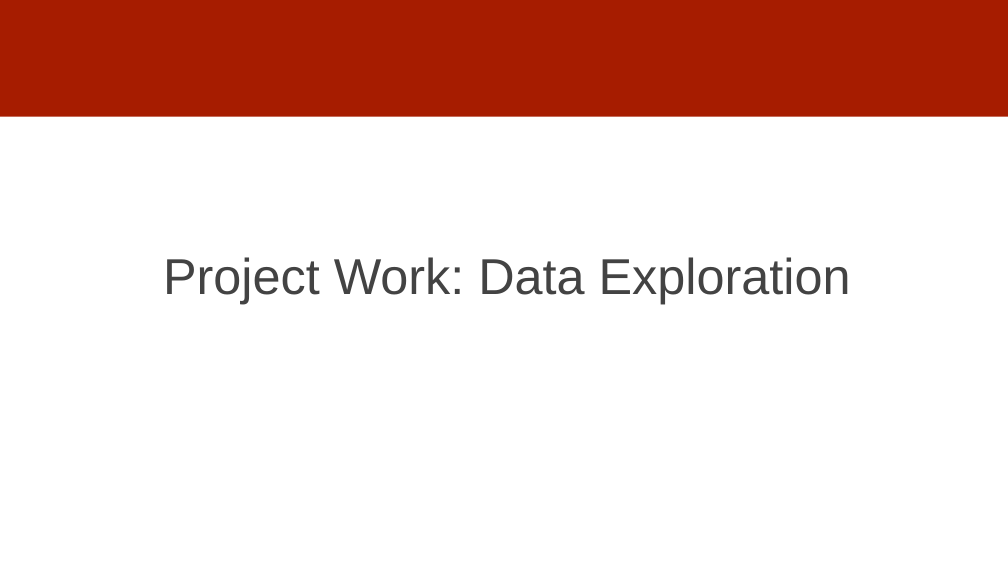
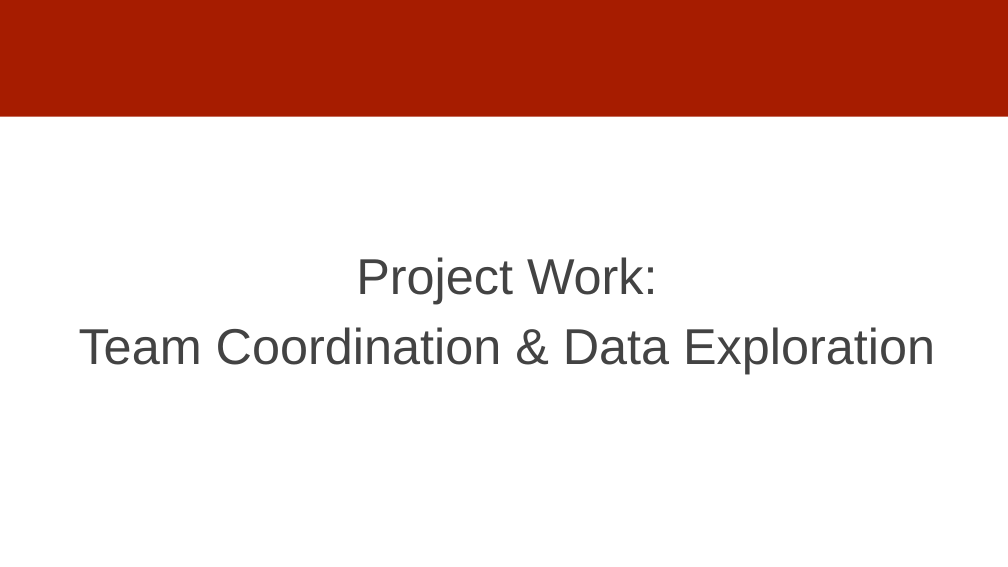
Before and after one commit to dssg/mlforpublicpolicylab, a slide deck: slide 26 of Lectures/06-data-exploration.pptx (slide 24 before the commit). Drawn at 1008x567 pixels with LibreOffice and Linux fonts; fonts in the diff are those of the drawing. Boxes give left, top, right and bottom in pixels: in the first picture for what was removed or moved away, otherwise in the second. Text is boxed around its words. In the diff, an @@ line names an element or a change of style, - is before the commit and + after.

Commit message:
data exploration slides

```diff
--- a/Lectures/06-data-exploration.pptx
+++ b/Lectures/06-data-exploration.pptx
@@ text at [79,257,935,374]: text changed @@
-Project Work: Data Exploration
+Project Work:
+Team Coordination & Data Exploration
```
Also in this commit, not shown: 13 other slides changed, 4 slides added, 1 slide removed.
